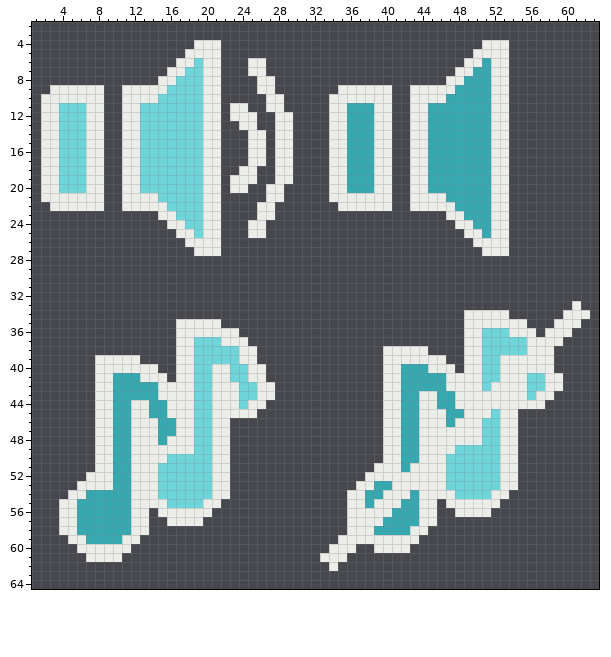
One commit to this pixel-art file: Assets/Sprites/ase/popups.aseprite. Above is the file before it was changed.
64x96 pixels, 1 frame. Shown: x 1..63, y 2..64.
New version:
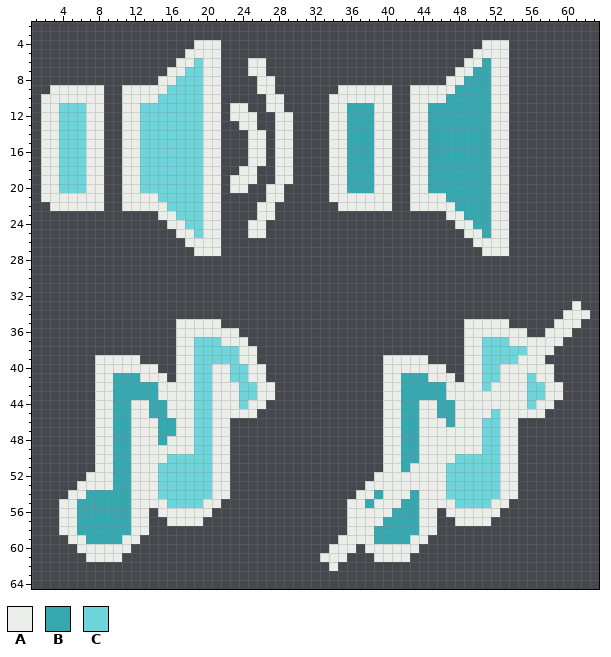
Palette (. is transparent): A #ebede9  B #36a8af  C #6ed6db
Edits made:
Layer "music-icons":
The edit adds colour A in row 43 at x 59; in row 44 at x 58; in row 45 at x 55 to 57; in row 54 at x 54; in row 55 at x 46 and 53; in row 56 at x 47 and 52.
The edit adds colour A in row 57 at x 48 to 51; in row 58 at x 45; in row 59 at x 44; in row 60 at x 38 and 43; in row 61 at x 39 to 42.
Colour B gives way to colour A in row 40 at x 42 to 44; in row 41 at x 45 to 46; in row 43 at x 47; in row 45 at x 48; in row 53 at x 39 to 40; in row 54 at x 38.
Colour C gives way to colour A in row 36 at x 51 to 53; in row 37 at x 54 to 55; in row 41 at x 57; in row 49 at x 48 to 50; in row 50 at x 47.
Colour A gives way to colour B in row 43 at x 44 to 45; in row 45 at x 46; in row 58 at x 43; in row 59 at x 39 to 42.
Colour A gives way to colour C in row 39 at x 53 to 54; in row 43 at x 57; in row 44 at x 56; in row 54 at x 47 and 52; in row 55 at x 48 to 51.
Colour A is removed in row 34 at x 49 to 53; in row 35 at x 54 to 55; in row 36 at x 56; in row 38 at x 40 to 44; in row 39 at x 45 to 46 and 58; in row 40 at x 47.
Colour A is removed in row 41 at x 48 and 59; in row 51 at x 39; in row 52 at x 38; in row 53 at x 37; in row 54 at x 36.
